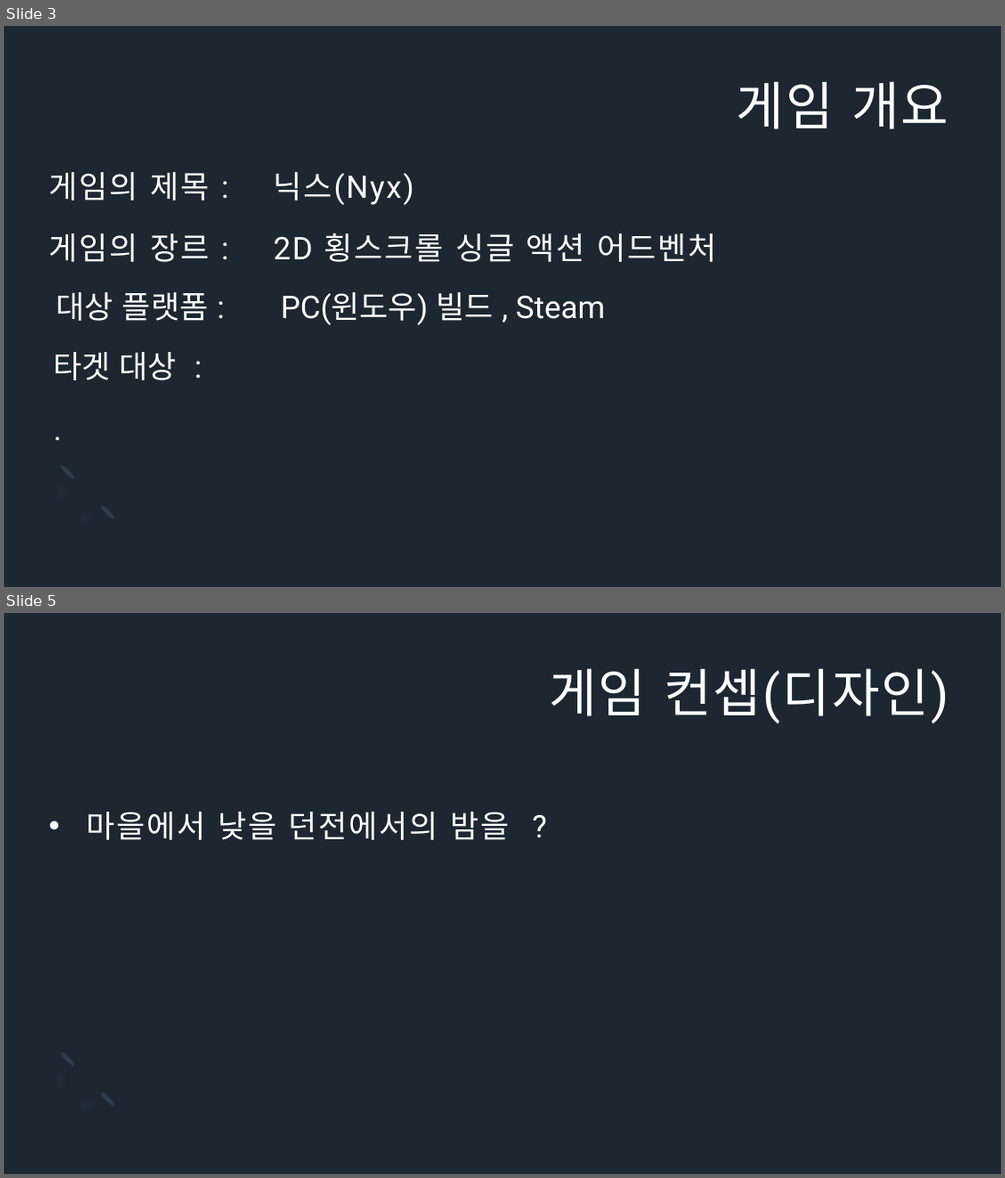
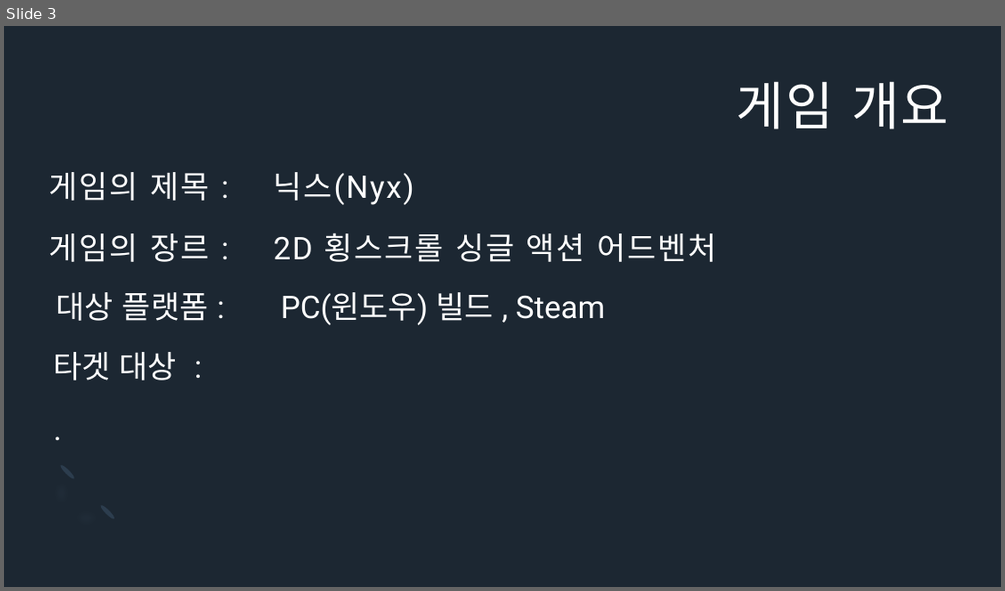
Before and after one commit to Icloy/2D_Roguelike, a slide deck: 기획서.pptx. Shown one above the other, each under a label of ours: slides 3 and 5 before the commit, slide 3 after it; the slides between them are not shown. The pictures are 1005x1178 and 1005x591 pixels, drawn with LibreOffice and Linux fonts; fonts in the diff are those of the drawing. Boxes give left, top, right and bottom in pixels: in the first picture for what was removed or moved away, otherwise in the second. Text is boxed around its words. In the diff, an @@ line names an element or a change of style, - is before the commit and + after.

```diff
--- a/기획서.pptx
+++ b/기획서.pptx
@@ slide 5 removed at [4, 613, 1001, 1174], background #1C2732; not listed: 3 template elements that a slide beside it also shows @@
@@ text removed at [549, 668, 948, 723] @@
-게임 컨셉(디자인)
@@ text removed at [86, 811, 509, 840] @@
-• 마을에서 낮을 던전에서의 밤을 ?
```
Also in this commit, not shown: 8 slides changed, 3 slides added.
